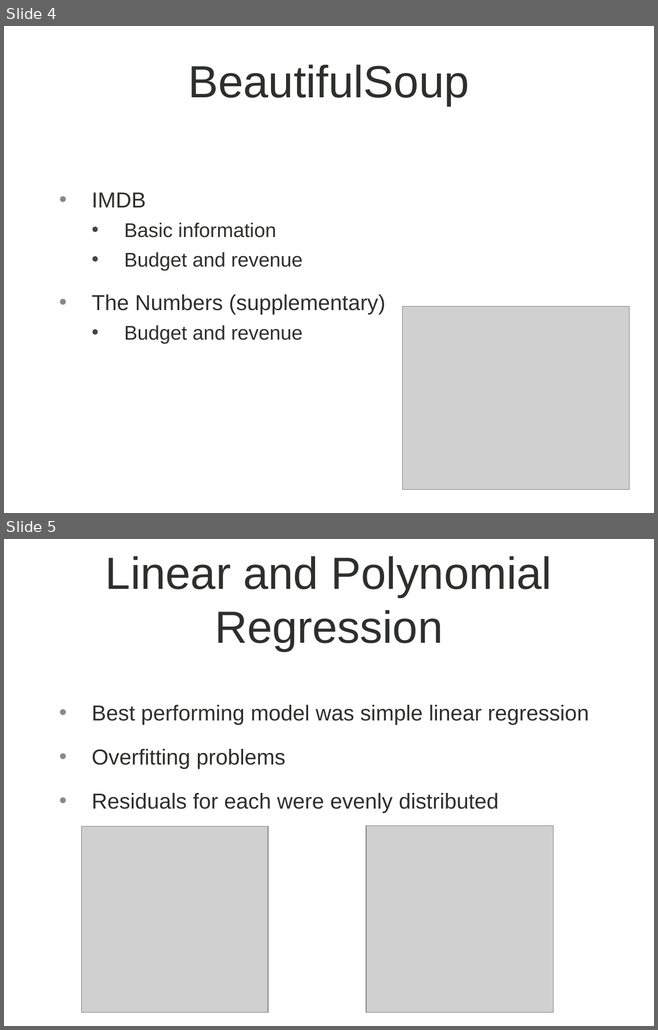
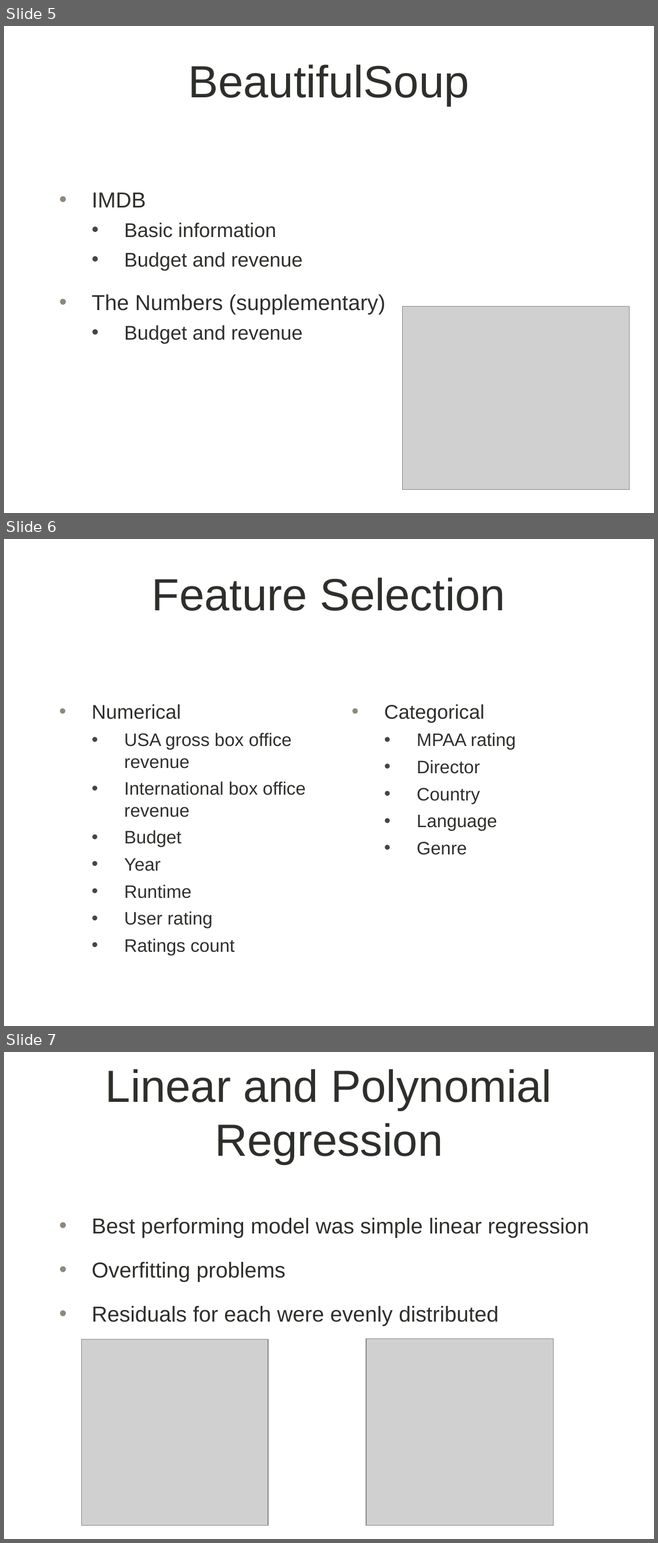
Before and after one commit to maddyobrienjones/project_luther, a slide deck: luther.pptx. Shown one above the other, each under a label of ours: slides 4 and 5 before the commit, slides 5, 6 and 7 after it. The pictures are 658x1030 and 658x1543 pixels, drawn with LibreOffice and Linux fonts; fonts in the diff are those of the drawing; grey boxes stand for pictures; background and template pictures are left out. Boxes give left, top, right and bottom in pixels: in the first picture for what was removed or moved away, otherwise in the second. Text is boxed around its words. In the diff, an @@ line names an element or a change of style, - is before the commit and + after.

```diff
--- a/luther.pptx
+++ b/luther.pptx
@@ slide 6 added at (x1=4, y1=539, x2=654, y2=1026), background picture (left out) @@
@@ title added at (x1=152, y1=577, x2=505, y2=611), 50 pt, text #2D2F2B @@
+Feature Selection
@@ text added at (x1=92, y1=704, x2=306, y2=955), 20 pt, text #2D2F2B @@
+• Numerical
+  • USA gross box office revenue
+  • International box office revenue
+  • Budget
+  • Year
+  • Runtime
+  • User rating
+  • Ratings count
@@ text added at (x1=384, y1=704, x2=516, y2=855), 20 pt, text #2D2F2B @@
+• Categorical
+  • MPAA rating
+  • Director
+  • Country
+  • Language
+  • Genre
@@ what was slide 4 is now slide 5 @@
@@ what was slide 5 is now slide 7 @@
```
Also in this commit, not shown: 1 slide changed, 2 other slides added, 1 other file.
